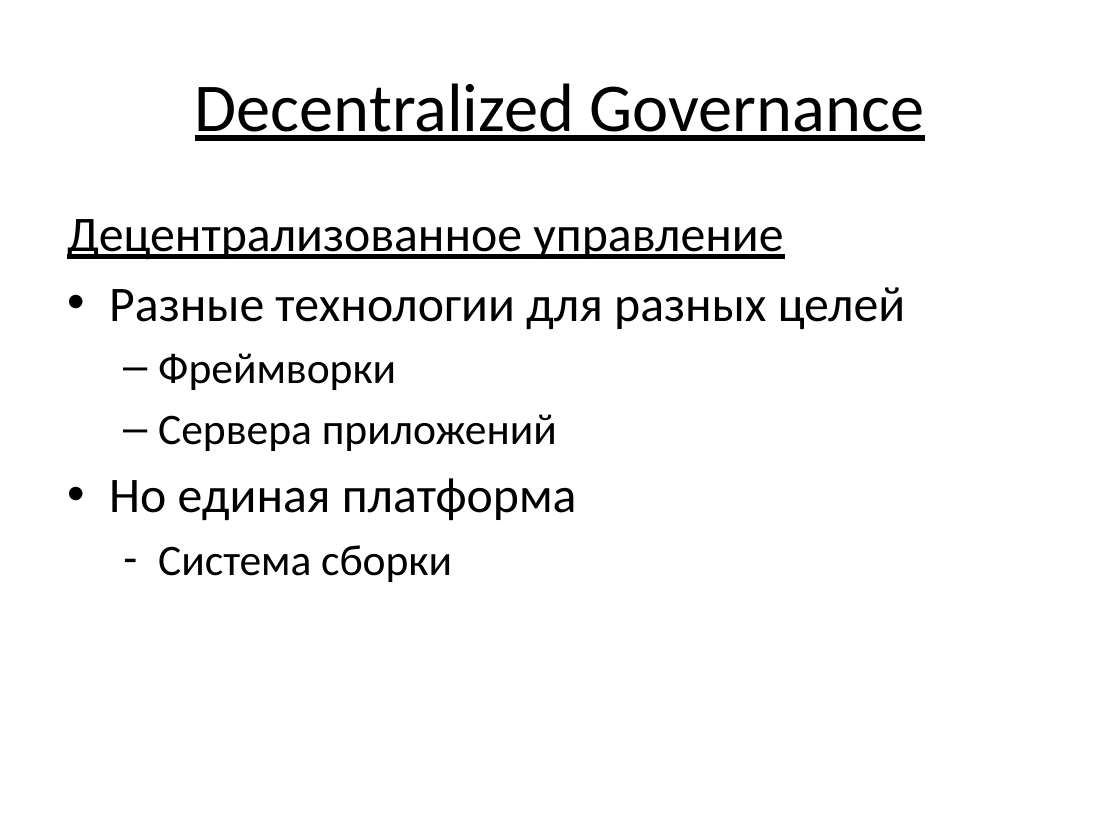
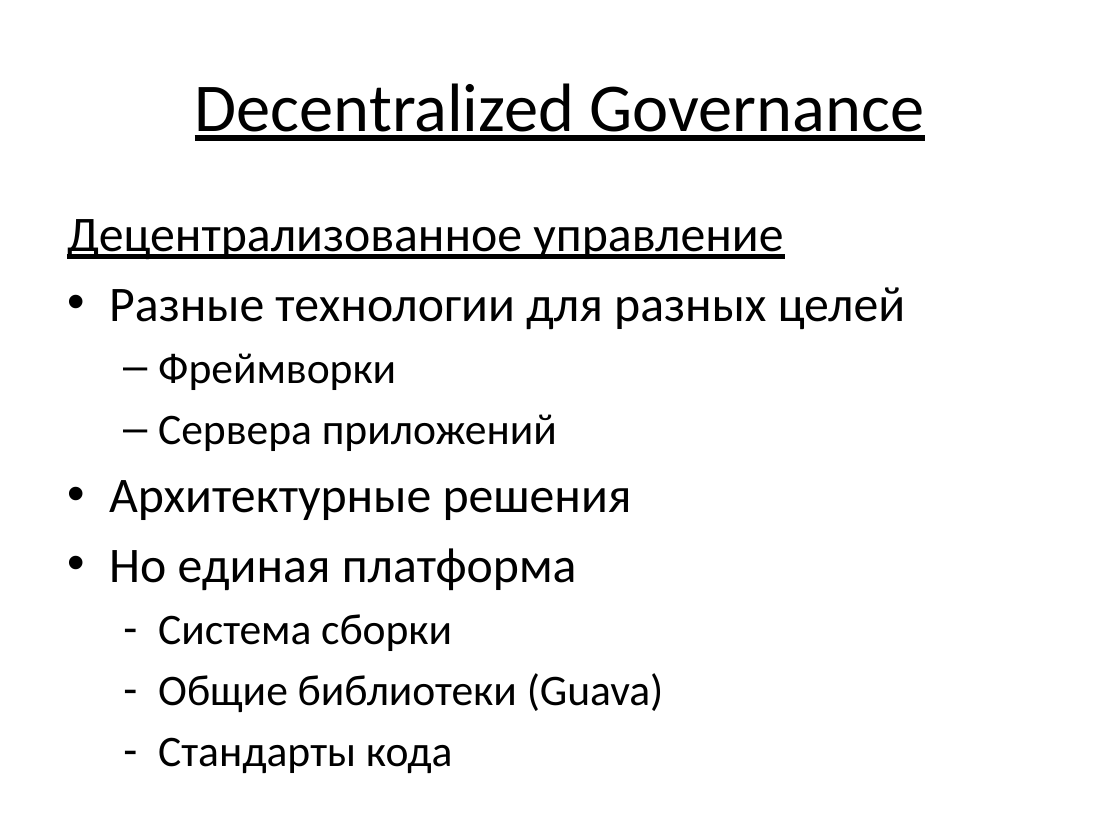
Before and after one commit to vitali-kviatkouski/personal, a slide deck: slide 12 of Microservices.pptx. Drawn at 1120x840 pixels with LibreOffice and Linux fonts; fonts in the diff are those of the drawing. Boxes give left, top, right and bottom in pixels: in the first picture for what was removed or moved away, otherwise in the second. Text is boxed around its words. In the diff, an @@ line names an element or a change of style, - is before the commit and + after.

```diff
--- a/Microservices.pptx
+++ b/Microservices.pptx
@@ text at bbox=[109, 480, 632, 520]: paragraph added @@
+• Архитектурные решения
@@ text at bbox=[158, 673, 664, 773]: paragraphs added @@
+  – Общие библиотеки (Guava)
+  – Стандарты кода
```
Also in this commit, not shown: 8 other slides changed, 5 slides added, 1 slide removed.
